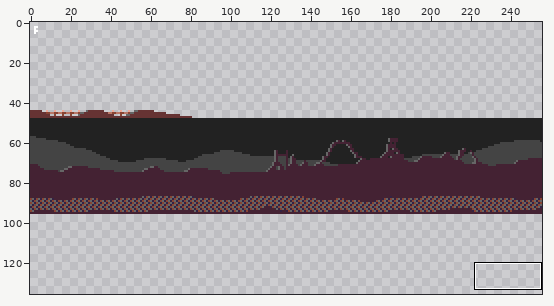
A sprite sheet gets an edit: umon/art/imgs/world_01.png. The first picture is a wide view before the edit; the outline marks the close-up.
Close-up. As it was:
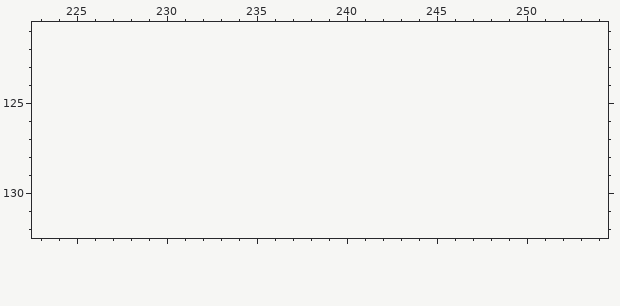
The file is 256x96 pixels. Shown: x 223..254, y 121..132. The old version is drawn lined up with the new one, on the new canvas. The wide view leaves out empty margins. The commit also changed other parts of the picture, which this record leaves out.
Palette (. is transparent): 
Once edited:
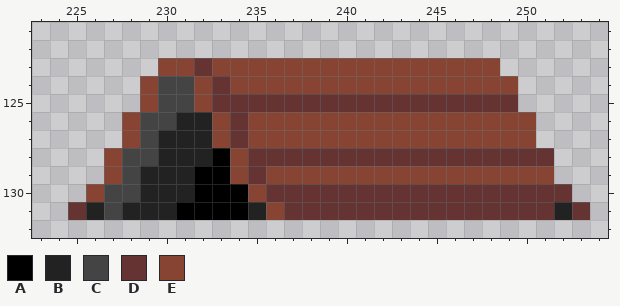
Colours new in this view: A #000000  B #222222  C #444444  D #663333  E #884433
From old to new:
canvas 256x96 -> 256x144
Colour A is added in row 128 at x 233; in row 129 at x 232 to 233; in row 130 at x 232 to 234; in row 131 at x 231 to 234.
Colour B is added in row 126 at x 231 to 232; in rows 127 to 128 at x 230 to 232; in rows 129 to 130 at x 229 to 231; in row 131 at x 226, 228 to 230, 235 and 252.
Colour C is added in rows 124 to 125 at x 230 to 231; in row 126 at x 229 to 230; in row 127 at x 229; in row 128 at x 228 to 229; in row 129 at x 228; in row 130 at x 227 to 228.
Colour C is added in row 131 at x 227.
Colour D is added in row 123 at x 232; in row 124 at x 233; in row 125 at x 233 to 249; in rows 126 to 127 at x 234; in row 128 at x 235 to 251; in row 129 at x 235.
Colour D is added in row 130 at x 236 to 252; in row 131 at x 225, 237 to 251 and 253.
Colour E is added in row 123 at x 230 to 231 and 233 to 248; in row 124 at x 229, 232 and 234 to 249; in row 125 at x 229 and 232; in rows 126 to 127 at x 228, 233 and 235 to 250; in row 128 at x 227 and 234; in row 129 at x 227, 234 and 236 to 251.
Colour E is added in row 130 at x 226 and 235; in row 131 at x 236.
